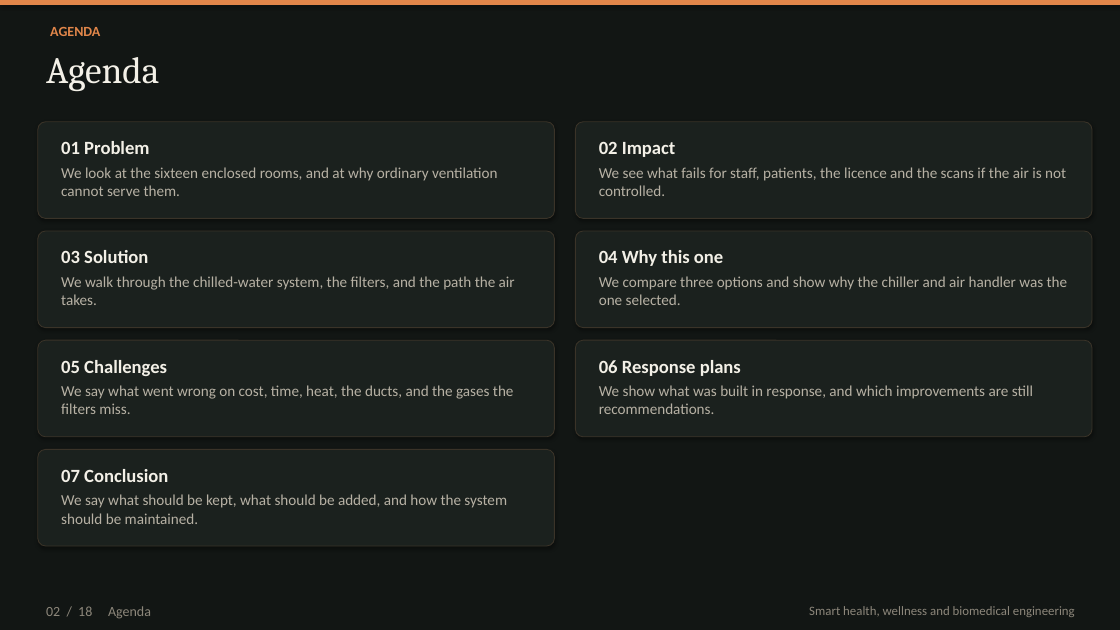
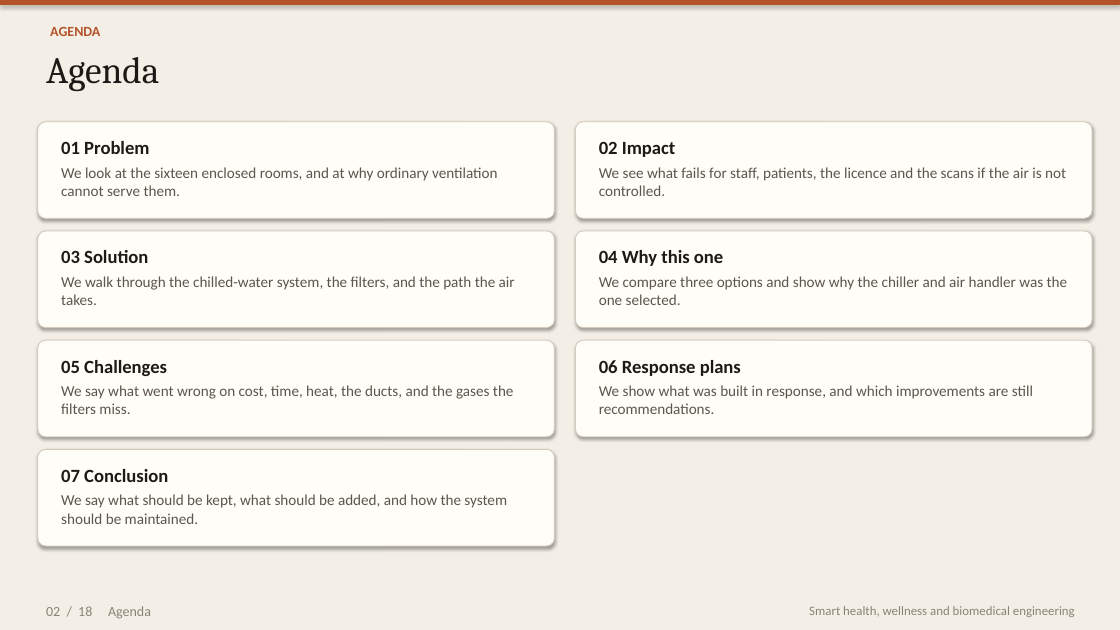
Before and after one commit to kakaijacob/Special-Operations-Schema, a slide deck: slide 2 of iek-talks/IEK_Cyclotron_HVAC_18_slides.pptx. Drawn at 1120x630 pixels with LibreOffice and Linux fonts; fonts in the diff are those of the drawing. Boxes give left, top, right and bottom in pixels: in the first picture for what was removed or moved away, otherwise in the second. Text is boxed around its words. In the diff, an @@ line names an element or a change of style, - is before the commit and + after.

```diff
--- a/iek-talks/IEK_Cyclotron_HVAC_18_slides.pptx
+++ b/iek-talks/IEK_Cyclotron_HVAC_18_slides.pptx
@@ background #121614 to #F3EFE6 @@
@@ rectangle at (x1=0, y1=0, x2=1120, y2=5): fill #E1864A to #B4532A @@
@@ text "AGENDA" at (x1=50, y1=27, x2=100, y2=36): text colour #E1864A to #B4532A @@
@@ text "Agenda" at (x1=46, y1=57, x2=159, y2=91): text colour #F3F0E7 to #1C1916 @@
@@ text "01 Problem" at (x1=61, y1=141, x2=497, y2=196): text colour #F3F0E7 to #1C1916 in "01 Problem"; text colour #B7B1A4 to #5C564C in "We look at the sixteen enclosed rooms, ..." @@
@@ text "02 Impact" at (x1=599, y1=141, x2=1066, y2=196): text colour #F3F0E7 to #1C1916 in "02 Impact"; text colour #B7B1A4 to #5C564C @@
@@ text "03 Solution" at (x1=61, y1=250, x2=515, y2=305): text colour #F3F0E7 to #1C1916 in "03 Solution"; text colour #B7B1A4 to #5C564C in "We walk through the chilled-water system, the ..." @@
@@ text "04 Why this one" at (x1=599, y1=250, x2=1068, y2=305): text colour #F3F0E7 to #1C1916 in "04 Why this one"; text colour #B7B1A4 to #5C564C in "We compare three options and show why ..." @@
@@ text "05 Challenges" at (x1=61, y1=360, x2=514, y2=414): text colour #F3F0E7 to #1C1916 in "05 Challenges"; text colour #B7B1A4 to #5C564C in "We say what went wrong on cost, ..." @@
@@ text "06 Response plans" at (x1=599, y1=360, x2=1033, y2=414): text colour #F3F0E7 to #1C1916 in "06 Response plans"; text colour #B7B1A4 to #5C564C in "We show what was built in response, ..." @@
@@ fill #1B211E to #FFFDF8; outline #3A3328 0.75 pt to #D4CBBD 0.75 pt in 7 elements at (x1=38, y1=122, x2=555, y2=218), (x1=576, y1=122, x2=1092, y2=218), (x1=38, y1=231, x2=555, y2=328), (x1=576, y1=231, x2=1092, y2=328), (x1=38, y1=340, x2=555, y2=437), (x1=576, y1=340, x2=1092, y2=437), (x1=38, y1=450, x2=555, y2=546) @@
@@ text "07 Conclusion" at (x1=61, y1=469, x2=507, y2=524): text colour #F3F0E7 to #1C1916 in "07 Conclusion"; text colour #B7B1A4 to #5C564C in "We say what should be kept, what ..." @@
@@ text "02 / 18 Agenda" at (x1=46, y1=606, x2=151, y2=619): text colour #8D877B to #8A8376 @@
@@ text "Smart health, wellness and biomedical ..." at (x1=809, y1=606, x2=1075, y2=617): text colour #8D877B to #8A8376 @@
```
Also in this commit, not shown: 17 other slides changed, 2 other files.
